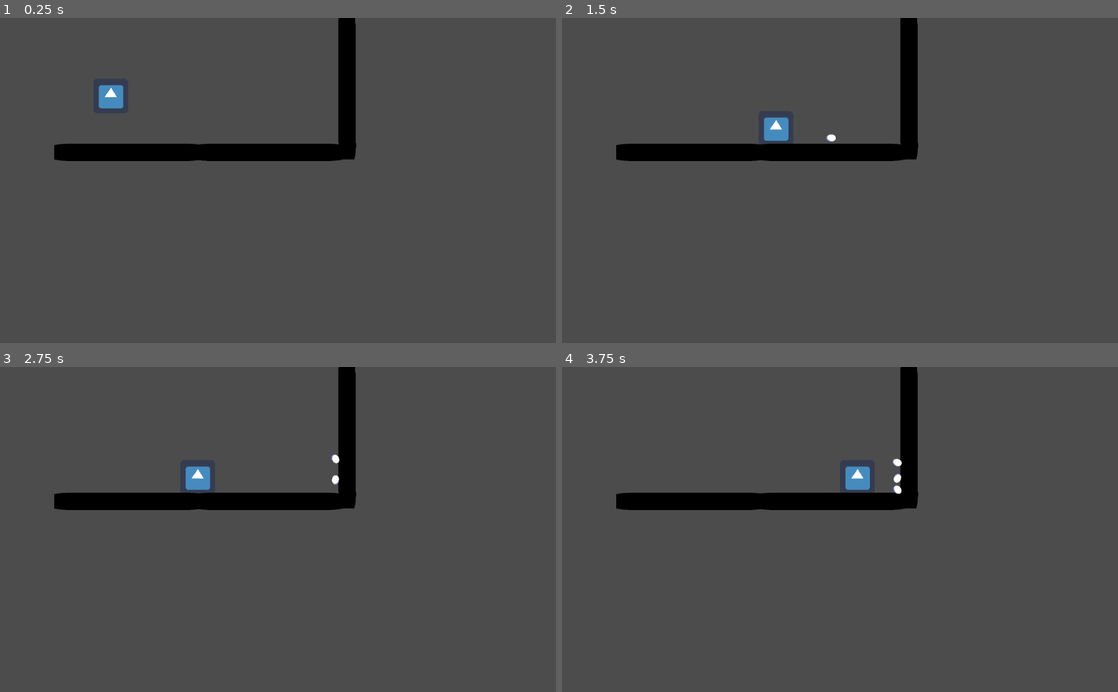
Above: before the commit, frames 1-4 (two rows, left to right).
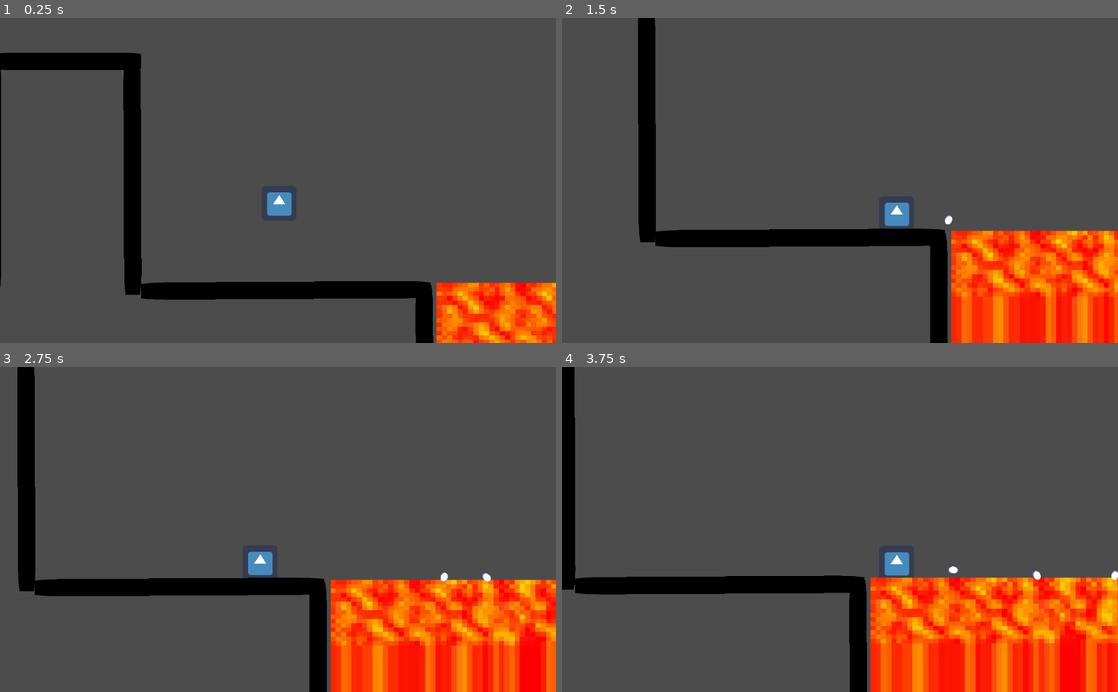
Above: after the commit, the same moments.

Repository: david094/Rage-and-Snow
Game: Godot game, scene res://level_1.tscn
Same seed, same stepped clock (60 frames per second), same inputs: the game is played once before the commit and once after it. Before the commit the project starts from res://Escena.tscn. The engine's default icon, where the game draws it, is replaced by a stand-in: a white triangle on a blue panel in a dark square.
Inputs:
- Up to frame 1 (0.25 s): no input
- Up to frame 2 (1.5 s): hold Right (ui_right) from 0.53 s (still down); tap Space (ui_select) at 0.77 s
- Up to frame 3 (2.75 s): tap Space (ui_select) at 1.52 s; release Right (ui_right) at 2.03 s; hold Left (ui_left) from 2.03 s (still down)
- Up to frame 4 (3.75 s): release Left (ui_left) at 2.78 s; hold Right (ui_right) from 2.78 s (still down); tap Space (ui_select) at 3.02 s

The runs differ from the first frame. In frame 1, 15% of the frame differs, in the area x 0-100%, y 0-100%; in frame 2, 21%; in frame 3, 25%; in frame 4, 26%.

Commit message:
con lava

Diff:
--- a/Escena.tscn
+++ /dev/null
@@ -1,129 +0,0 @@
-[gd_scene load_steps=6 format=2]
-
-[ext_resource path="res://KinematicBody2D.gd" type="Script" id=1]
-[ext_resource path="res://bola.tscn" type="PackedScene" id=2]
-[ext_resource path="res://icon.png" type="Texture" id=3]
-
-[sub_resource type="CircleShape2D" id=3]
-
-custom_solver_bias = 0.0
-radius = 30.0
-
-[sub_resource type="RectangleShape2D" id=2]
-
-custom_solver_bias = 0.0
-extents = Vector2( 130, 10 )
-
-[node name="Node2D" type="Node2D"]
-
-[node name="KinematicBody2D" type="KinematicBody2D" parent="." index="0"]
-
-position = Vector2( 202, 102 )
-input_pickable = false
-collision_layer = 1
-collision_mask = 1
-collision/safe_margin = 0.08
-script = ExtResource( 1 )
-bola_escena = ExtResource( 2 )
-bola_spawn = NodePath("Position2D")
-vel_bola = 300
-dir = null
-
-[node name="icon" type="Sprite" parent="KinematicBody2D" index="0"]
-
-position = Vector2( 2, 2 )
-texture = ExtResource( 3 )
-
-[node name="Position2D" type="Position2D" parent="KinematicBody2D" index="1"]
-
-position = Vector2( 50, 0 )
-
-[node name="CollisionShape2D" type="CollisionShape2D" parent="KinematicBody2D" index="2"]
-
-position = Vector2( 2, 1 )
-shape = SubResource( 3 )
-
-[node name="StaticBody2D" type="StaticBody2D" parent="." index="1"]
-
-position = Vector2( 132, 242 )
-input_pickable = false
-collision_layer = 1
-collision_mask = 1
-constant_linear_velocity = Vector2( 0, 0 )
-constant_angular_velocity = 0.0
-friction = 1.0
-bounce = 0.0
-__meta__ = {
-"_edit_group_": true
-}
-
-[node name="icon" type="Sprite" parent="StaticBody2D" index="0"]
-
-modulate = Color( 0, 0, 0, 1 )
-position = Vector2( 104, 6 )
-scale = Vector2( 4.25, 0.5 )
-texture = ExtResource( 3 )
-_sections_unfolded = [ "Visibility" ]
-
-[node name="CollisionShape2D" type="CollisionShape2D" parent="StaticBody2D" index="1"]
-
-position = Vector2( 100, 3.5 )
-scale = Vector2( 1, 1.26923 )
-shape = SubResource( 2 )
-
-[node name="StaticBody2D2" type="StaticBody2D" parent="." index="2"]
-
-position = Vector2( 392, 242 )
-input_pickable = false
-collision_layer = 1
-collision_mask = 1
-constant_linear_velocity = Vector2( 0, 0 )
-constant_angular_velocity = 0.0
-friction = 1.0
-bounce = 0.0
-__meta__ = {
-"_edit_group_": true
-}
-
-[node name="icon" type="Sprite" parent="StaticBody2D2" index="0"]
-
-modulate = Color( 0, 0, 0, 1 )
-position = Vector2( 104, 6 )
-scale = Vector2( 4.25, 0.5 )
-texture = ExtResource( 3 )
-_sections_unfolded = [ "Visibility" ]
-
-[node name="CollisionShape2D" type="CollisionShape2D" parent="StaticBody2D2" index="1"]
-
-position = Vector2( 100, 3.5 )
-scale = Vector2( 1, 1.26923 )
-shape = SubResource( 2 )
-
-[node name="StaticBody2D3" type="StaticBody2D" parent="." index="3"]
-
-position = Vector2( 633.492, 228.968 )
-rotation = -1.57445
-input_pickable = false
-collision_layer = 1
-collision_mask = 1
-constant_linear_velocity = Vector2( 0, 0 )
-constant_angular_velocity = 0.0
-friction = 1.0
-bounce = 0.0
-__meta__ = {
-"_edit_group_": true
-}
-
-[node name="icon" type="Sprite" parent="StaticBody2D3" index="0"]
-
-modulate = Color( 0, 0, 0, 1 )
-position = Vector2( 104, 6 )
-scale = Vector2( 4.25, 0.5 )
-texture = ExtResource( 3 )
-_sections_unfolded = [ "Visibility" ]
-
-[node name="CollisionShape2D" type="CollisionShape2D" parent="StaticBody2D3" index="1"]
-
-position = Vector2( 100, 3.5 )
-scale = Vector2( 1, 1.26923 )
-shape = SubResource( 2 )
--- /dev/null
+++ b/laval_floor.tscn
@@ -0,0 +1,39 @@
+[gd_scene load_steps=3 format=2]
+
+[ext_resource path="res://lava_spr_strip45.png" type="Texture" id=1]
+
+[sub_resource type="RectangleShape2D" id=1]
+
+custom_solver_bias = 0.0
+extents = Vector2( 10.0501, 9.1945 )
+
+[node name="Node2D" type="Node2D" index="0"]
+
+position = Vector2( 22.5, 37.5 )
+
+[node name="Sprite" type="Sprite" parent="." index="0"]
+
+position = Vector2( 53, 27.25 )
+texture = ExtResource( 1 )
+region_enabled = true
+region_rect = Rect2( 0, 0, 100, 50 )
+_sections_unfolded = [ "Region" ]
+
+[node name="StaticBody2D" type="StaticBody2D" parent="Sprite" index="0"]
+
+position = Vector2( 0.139168, 0.0360954 )
+scale = Vector2( 1.56641, 0.781763 )
+input_pickable = false
+collision_layer = 1
+collision_mask = 1
+constant_linear_velocity = Vector2( 0, 0 )
+constant_angular_velocity = 0.0
+friction = 1.0
+bounce = 0.0
+_sections_unfolded = [ "Transform" ]
+
+[node name="CollisionShape2D" type="CollisionShape2D" parent="Sprite/StaticBody2D" index="0"]
+
+position = Vector2( -0.159607, 0.247849 )
+scale = Vector2( 3.18404, 3.47526 )
+shape = SubResource( 1 )
--- /dev/null
+++ b/level_1.tscn
@@ -0,0 +1,380 @@
+[gd_scene load_steps=7 format=2]
+
+[ext_resource path="res://KinematicBody2D.gd" type="Script" id=1]
+[ext_resource path="res://bola.tscn" type="PackedScene" id=2]
+[ext_resource path="res://icon.png" type="Texture" id=3]
+[ext_resource path="res://laval_floor.tscn" type="PackedScene" id=4]
+
+[sub_resource type="CircleShape2D" id=1]
+
+custom_solver_bias = 0.0
+radius = 30.0
+
+[sub_resource type="RectangleShape2D" id=2]
+
+custom_solver_bias = 0.0
+extents = Vector2( 151, 10 )
+
+[node name="Node2D" type="Node2D" index="0"]
+
+[node name="KinematicBody2D" type="KinematicBody2D" parent="." index="0"]
+
+editor/display_folded = true
+position = Vector2( 1202, 314 )
+input_pickable = false
+collision_layer = 1
+collision_mask = 1
+collision/safe_margin = 0.08
+script = ExtResource( 1 )
+bola_escena = ExtResource( 2 )
+bola_spawn = NodePath("Position2D")
+vel_bola = 300
+dir = null
+
+[node name="icon" type="Sprite" parent="KinematicBody2D" index="0"]
+
+position = Vector2( 2, 2 )
+texture = ExtResource( 3 )
+
+[node name="Position2D" type="Position2D" parent="KinematicBody2D" index="1"]
+
+position = Vector2( 50, 0 )
+
+[node name="CollisionShape2D" type="CollisionShape2D" parent="KinematicBody2D" index="2"]
+
+position = Vector2( 2, 1 )
+shape = SubResource( 1 )
+
+[node name="Camera2D" type="Camera2D" parent="KinematicBody2D" index="3"]
+
+anchor_mode = 1
+rotating = false
+current = true
+zoom = Vector2( 1, 1 )
+limit_left = -10000000
+limit_top = -10000000
+limit_right = 10000000
+limit_bottom = 10000000
+limit_smoothed = false
+drag_margin_h_enabled = true
+drag_margin_v_enabled = true
+smoothing_enabled = false
+smoothing_speed = 5.0
+offset_v = 0.0
+offset_h = 0.0
+drag_margin_left = 0.2
+drag_margin_top = 0.2
+drag_margin_right = 0.2
+drag_margin_bottom = 0.2
+editor_draw_screen = true
+editor_draw_limits = false
+editor_draw_drag_margin = false
+
+[node name="StaticBody2D" type="StaticBody2D" parent="." index="1"]
+
+editor/display_folded = true
+position = Vector2( 132, 242 )
+input_pickable = false
+collision_layer = 1
+collision_mask = 1
+constant_linear_velocity = Vector2( 0, 0 )
+constant_angular_velocity = 0.0
+friction = 1.0
+bounce = 0.0
+__meta__ = {
+"_edit_group_": true
+}
+
+[node name="icon" type="Sprite" parent="StaticBody2D" index="0"]
+
+modulate = Color( 0, 0, 0, 1 )
+position = Vector2( 104, 6 )
+scale = Vector2( 4.25, 0.5 )
+texture = ExtResource( 3 )
+_sections_unfolded = [ "Visibility" ]
+
+[node name="CollisionShape2D" type="CollisionShape2D" parent="StaticBody2D" index="1"]
+
+position = Vector2( 100, 3.5 )
+scale = Vector2( 1, 1.26923 )
+shape = SubResource( 2 )
+
+[node name="StaticBody2D6" type="StaticBody2D" parent="." index="2"]
+
+editor/display_folded = true
+position = Vector2( 710, 88 )
+input_pickable = false
+collision_layer = 1
+collision_mask = 1
+constant_linear_velocity = Vector2( 0, 0 )
+constant_angular_velocity = 0.0
+friction = 1.0
+bounce = 0.0
+__meta__ = {
+"_edit_group_": true
+}
+
+[node name="icon" type="Sprite" parent="StaticBody2D6" index="0"]
+
+modulate = Color( 0, 0, 0, 1 )
+position = Vector2( 104, 6 )
+scale = Vector2( 4.25, 0.5 )
+texture = ExtResource( 3 )
+_sections_unfolded = [ "Visibility" ]
+
+[node name="CollisionShape2D" type="CollisionShape2D" parent="StaticBody2D6" index="1"]
+
+position = Vector2( 100, 3.5 )
+scale = Vector2( 1, 1.26923 )
+shape = SubResource( 2 )
+
+[node name="StaticBody2D5" type="StaticBody2D" parent="." index="3"]
+
+editor/display_folded = true
+position = Vector2( 681.891, 131.557 )
+rotation = 1.56959
+scale = Vector2( 1.60712, 1 )
+input_pickable = false
+collision_layer = 1
+collision_mask = 1
+constant_linear_velocity = Vector2( 0, 0 )
+constant_angular_velocity = 0.0
+friction = 1.0
+bounce = 0.0
+__meta__ = {
+"_edit_group_": true
+}
+
+[node name="icon" type="Sprite" parent="StaticBody2D5" index="0"]
+
+modulate = Color( 0, 0, 0, 1 )
+position = Vector2( 104, 6 )
+scale = Vector2( 4.25, 0.5 )
+texture = ExtResource( 3 )
+_sections_unfolded = [ "Visibility" ]
+
+[node name="CollisionShape2D" type="CollisionShape2D" parent="StaticBody2D5" index="1"]
+
+position = Vector2( 100, 3.5 )
+scale = Vector2( 1, 1.26923 )
+shape = SubResource( 2 )
+
+[node name="StaticBody2D4" type="StaticBody2D" parent="." index="4"]
+
+editor/display_folded = true
+position = Vector2( 421, 492 )
+input_pickable = false
+collision_layer = 1
+collision_mask = 1
+constant_linear_velocity = Vector2( 0, 0 )
+constant_angular_velocity = 0.0
+friction = 1.0
+bounce = 0.0
+__meta__ = {
+"_edit_group_": true
+}
+
+[node name="icon" type="Sprite" parent="StaticBody2D4" index="0"]
+
+modulate = Color( 0, 0, 0, 1 )
+position = Vector2( 104, 6 )
+scale = Vector2( 4.25, 0.5 )
+texture = ExtResource( 3 )
+_sections_unfolded = [ "Visibility" ]
+
+[node name="CollisionShape2D" type="CollisionShape2D" parent="StaticBody2D4" index="1"]
+
+position = Vector2( 100, 3.5 )
+scale = Vector2( 1, 1.26923 )
+shape = SubResource( 2 )
+
+[node name="StaticBody2D2" type="StaticBody2D" parent="." index="5"]
+
+editor/display_folded = true
+position = Vector2( 387.08, 264.779 )
+rotation = 1.58343
+scale = Vector2( 1.02053, 0.933709 )
+input_pickable = false
+collision_layer = 1
+collision_mask = 1
+constant_linear_velocity = Vector2( 0, 0 )
+constant_angular_velocity = 0.0
+friction = 1.0
+bounce = 0.0
+__meta__ = {
+"_edit_group_": true
+}
+
+[node name="icon" type="Sprite" parent="StaticBody2D2" index="0"]
+
+modulate = Color( 0, 0, 0, 1 )
+position = Vector2( 104, 6 )
+scale = Vector2( 4.25, 0.5 )
+texture = ExtResource( 3 )
+_sections_unfolded = [ "Visibility" ]
+
+[node name="CollisionShape2D" type="CollisionShape2D" parent="StaticBody2D2" index="1"]
+
+position = Vector2( 100, 3.5 )
+scale = Vector2( 1, 1.26923 )
+shape = SubResource( 2 )
+
+[node name="StaticBody2D3" type="StaticBody2D" parent="." index="6"]
+
+editor/display_folded = true
+position = Vector2( 928.561, 473.974 )
+rotation = -1.57445
+scale = Vector2( 1.59393, 1 )
+input_pickable = false
+collision_layer = 1
+collision_mask = 1
+constant_linear_velocity = Vector2( 0, 0 )
+constant_angular_velocity = 0.0
+friction = 1.0
+bounce = 0.0
+__meta__ = {
+"_edit_group_": true
+}
+
+[node name="icon" type="Sprite" parent="StaticBody2D3" index="0"]
+
+modulate = Color( 0, 0, 0, 1 )
+position = Vector2( 104, 6 )
+scale = Vector2( 4.25, 0.5 )
+texture = ExtResource( 3 )
+_sections_unfolded = [ "Visibility" ]
+
+[node name="CollisionShape2D" type="CollisionShape2D" parent="StaticBody2D3" index="1"]
+
+position = Vector2( 100, 3.5 )
+scale = Vector2( 1, 1.26923 )
+shape = SubResource( 2 )
+
+[node name="StaticBody2D8" type="StaticBody2D" parent="." index="7"]
+
+editor/display_folded = true
+position = Vector2( 1466.56, 889.974 )
+rotation = -1.57445
+scale = Vector2( 1.59393, 1 )
+input_pickable = false
+collision_layer = 1
+collision_mask = 1
+constant_linear_velocity = Vector2( 0, 0 )
+constant_angular_velocity = 0.0
+friction = 1.0
+bounce = 0.0
+__meta__ = {
+"_edit_group_": true
+}
+
+[node name="icon" type="Sprite" parent="StaticBody2D8" index="0"]
+
+modulate = Color( 0, 0, 0, 1 )
+position = Vector2( 104, 6 )
+scale = Vector2( 4.25, 0.5 )
+texture = ExtResource( 3 )
+_sections_unfolded = [ "Visibility" ]
+
+[node name="CollisionShape2D" type="CollisionShape2D" parent="StaticBody2D8" index="1"]
+
+position = Vector2( 100, 3.5 )
+scale = Vector2( 1, 1.26923 )
+shape = SubResource( 2 )
+
+[node name="StaticBody2D10" type="StaticBody2D" parent="." index="8"]
+
+editor/display_folded = true
+position = Vector2( 2474.56, 875.974 )
+rotation = -1.57445
+scale = Vector2( 1.59393, 1 )
+input_pickable = false
+collision_layer = 1
+collision_mask = 1
+constant_linear_velocity = Vector2( 0, 0 )
+constant_angular_velocity = 0.0
+friction = 1.0
+bounce = 0.0
+__meta__ = {
+"_edit_group_": true
+}
+
+[node name="icon" type="Sprite" parent="StaticBody2D10" index="0"]
+
+modulate = Color( 0, 0, 0, 1 )
+position = Vector2( 104, 6 )
+scale = Vector2( 4.25, 0.5 )
+texture = ExtResource( 3 )
+_sections_unfolded = [ "Visibility" ]
+
+[node name="CollisionShape2D" type="CollisionShape2D" parent="StaticBody2D10" index="1"]
+
+position = Vector2( 100, 3.5 )
+scale = Vector2( 1, 1.26923 )
+shape = SubResource( 2 )
+
+[node name="StaticBody2D9" type="StaticBody2D" parent="." index="9"]
+
+editor/display_folded = true
+position = Vector2( 1600.45, 917.637 )
+rotation = -0.00562337
+scale = Vector2( 3.72503, 1 )
+input_pickable = false
+collision_layer = 1
+collision_mask = 1
+constant_linear_velocity = Vector2( 0, 0 )
+constant_angular_velocity = 0.0
+friction = 1.0
+bounce = 0.0
+__meta__ = {
+"_edit_group_": true
+}
+
+[node name="icon" type="Sprite" parent="StaticBody2D9" index="0"]
+
+modulate = Color( 0, 0, 0, 1 )
+position = Vector2( 104, 6 )
+scale = Vector2( 4.25, 0.5 )
+texture = ExtResource( 3 )
+_sections_unfolded = [ "Visibility" ]
+
+[node name="CollisionShape2D" type="CollisionShape2D" parent="StaticBody2D9" index="1"]
+
+position = Vector2( 100, 3.5 )
+scale = Vector2( 1, 1.26923 )
+shape = SubResource( 2 )
+
+[node name="StaticBody2D7" type="StaticBody2D" parent="." index="10"]
+
+editor/display_folded = true
+position = Vector2( 1012.29, 511.909 )
+rotation = -0.00549745
+scale = Vector2( 1.9603, 1 )
+input_pickable = false
+collision_layer = 1
+collision_mask = 1
+constant_linear_velocity = Vector2( 0, 0 )
+constant_angular_velocity = 0.0
+friction = 1.0
+bounce = 0.0
+__meta__ = {
+"_edit_group_": true
+}
+
+[node name="icon" type="Sprite" parent="StaticBody2D7" index="0"]
+
+modulate = Color( 0, 0, 0, 1 )
+position = Vector2( 104, 6 )
+scale = Vector2( 4.25, 0.5 )
+texture = ExtResource( 3 )
+_sections_unfolded = [ "Visibility" ]
+
+[node name="CollisionShape2D" type="CollisionShape2D" parent="StaticBody2D7" index="1"]
+
+position = Vector2( 100, 3.5 )
+scale = Vector2( 1, 1.26923 )
+shape = SubResource( 2 )
+
+[node name="Node2D" parent="." index="11" instance=ExtResource( 4 )]
+
+position = Vector2( 1465, 485.132 )
+scale = Vector2( 9.6875, 8.06619 )
--- a/project.godot
+++ b/project.godot
@@ -11,7 +11,7 @@
 [application]
 
 config/name="Snowy the snowman in RDM"
-run/main_scene="res://Escena.tscn"
+run/main_scene="res://level_1.tscn"
 config/icon="res://icon.png"
 
 [rendering]
Binary file added: lava_spr_strip45.png
Not shown, added: lava_spr_strip45.png.import
